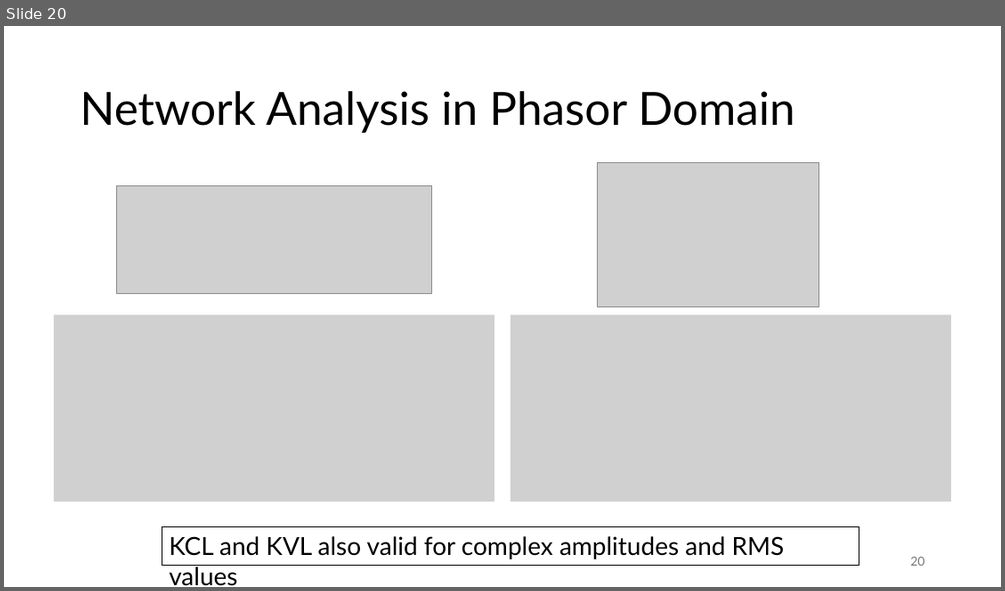
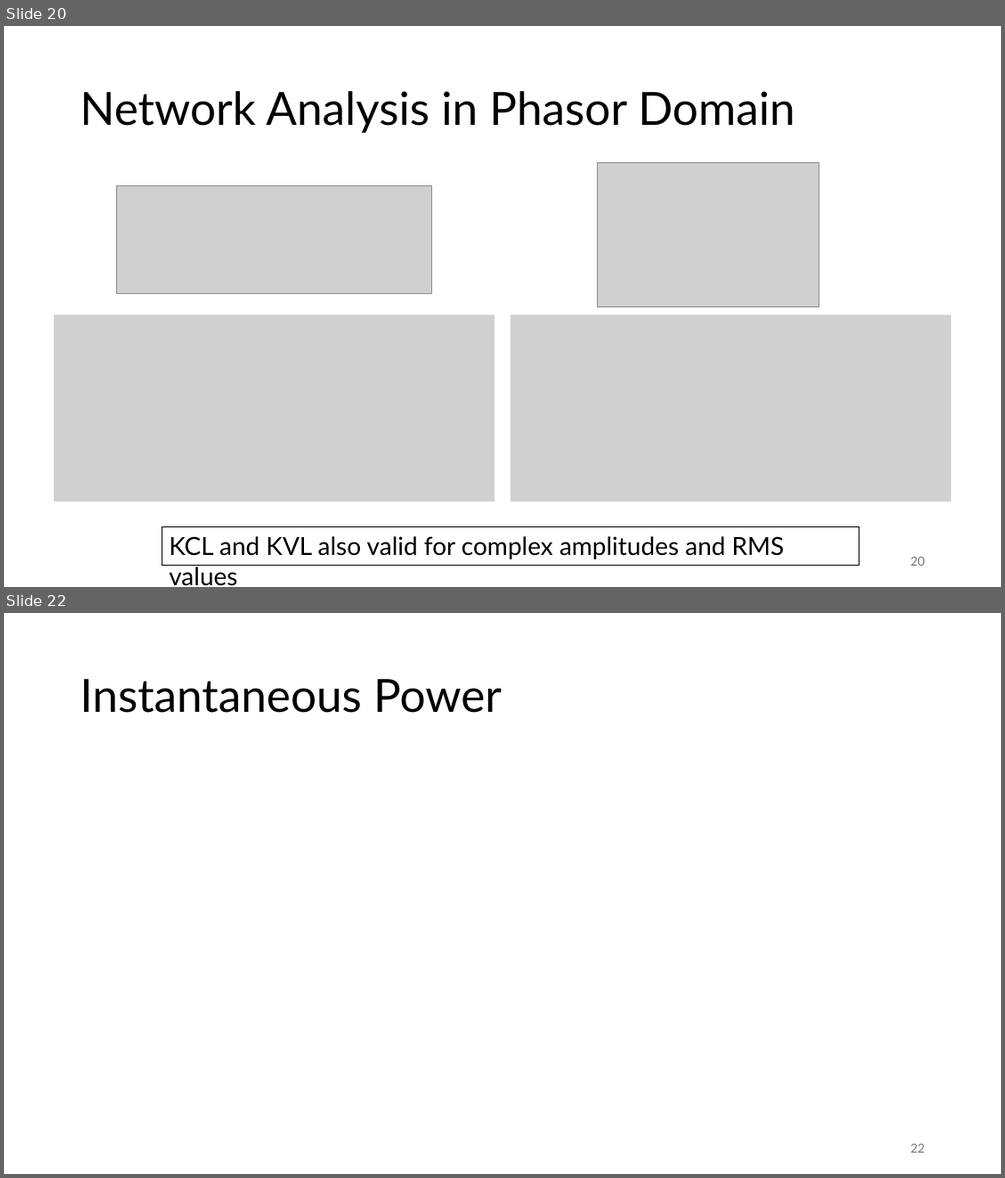
Before and after one commit to FelixWick/intro_electrical_eng, a slide deck: 4_ACtech.pptx. Shown one above the other, each under a label of ours: slide 20 before the commit, slides 20 and 22 after it; the slides between them are not shown. The pictures are 1005x591 and 1005x1178 pixels, drawn with LibreOffice and Linux fonts; fonts in the diff are those of the drawing; grey boxes stand for pictures. Boxes give left, top, right and bottom in pixels: in the first picture for what was removed or moved away, otherwise in the second. Text is boxed around its words. In the diff, an @@ line names an element or a change of style, - is before the commit and + after.

Commit message:
AC power

```diff
--- a/4_ACtech.pptx
+++ b/4_ACtech.pptx
@@ slide 22 added at [4, 613, 1001, 1174], background #FFFFFF @@
@@ title added at [80, 679, 502, 713], 44 pt, text #000000 @@
+Instantaneous Power
@@ page number added at [910, 1143, 924, 1152], 12 pt, text #797979 @@
+22
```
Also in this commit, not shown: 3 slides changed, 5 other slides added.
